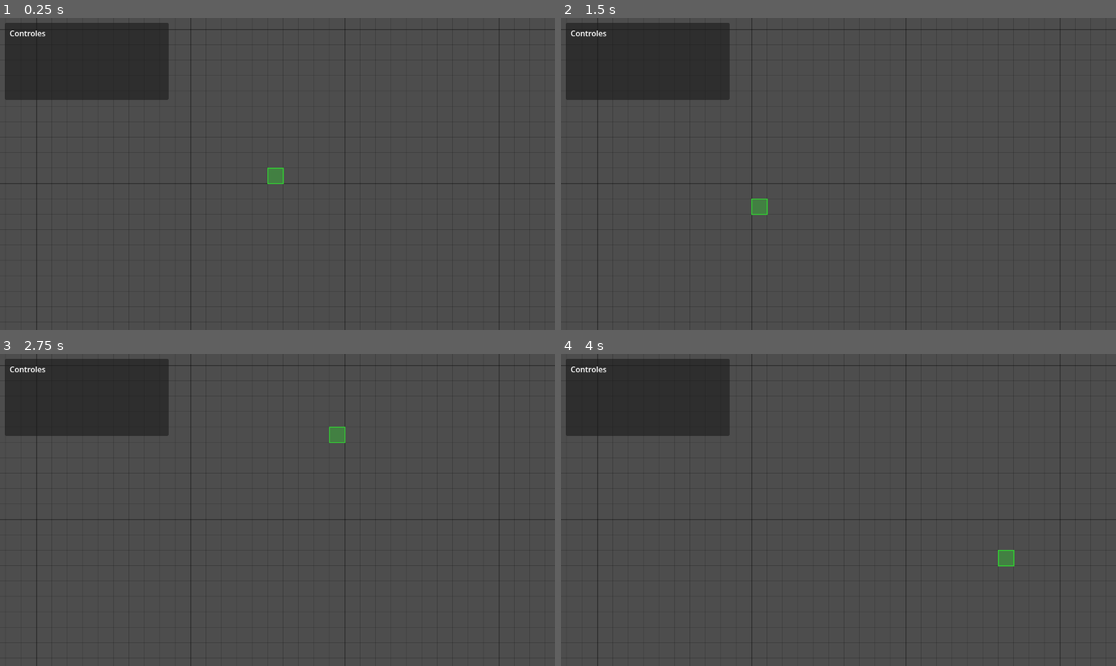
Above: before the commit, frames 1-4 (two rows, left to right).
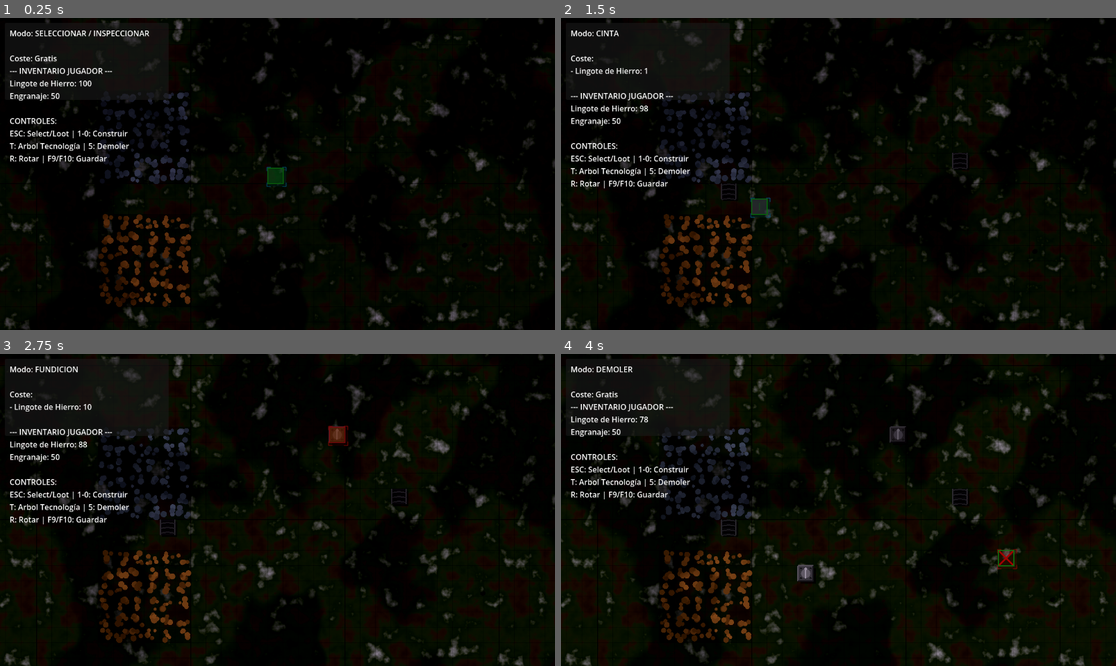
Above: after the commit, the same moments.

Repository: Flisinhub/godot-auto
Game: Godot game, scene res://scenes/Main.tscn
Two runs of this game, one before a commit and one after it. Both use one fixed random seed, a clock stepped at 60 frames per second and the inputs below.
Inputs (mouse positions are in pixels of both pictures, inside the frame that each line leads up to):
- Up to frame 1 (0.25 s): no input
- Up to frame 2 (1.5 s): tap Enter at 0.5 s; move the mouse to (960, 158) at 0.52 s; tap 1 at 0.6 s; click (960, 158) at 0.67 s; tap Space at 1.25 s; drag from (727, 189) to (810, 236) at 1.27 s
- Up to frame 3 (2.75 s): tap Enter at 2 s; move the mouse to (333, 441) at 2.02 s; tap 3 at 2.1 s; click (333, 441) at 2.17 s
- Up to frame 4 (4 s): tap Space at 2.75 s; drag from (810, 572) to (672, 463) at 2.77 s; tap Enter at 3.5 s; move the mouse to (1005, 556) at 3.52 s; tap 5 at 3.6 s; click (1005, 556) at 3.67 s

The runs differ from the first frame. In frame 1, 99% of the frame differs, in the area x 0-100%, y 0-100%; in frame 2, 98%; in frame 3, 98%; in frame 4, 98%.
Error before the commit: Parse Error: Could not resolve class "AtmosphereSystem", because of a parser error. (res://scripts/Main.gd:48)

Commit message:
Fix: Compatibility fixes for Godot 4.7 syntax and missing camera reference

Diff:
--- a/scripts/Main.gd
+++ b/scripts/Main.gd
@@ -12,6 +12,7 @@
 @onready var machine_renderer: Node2D = $MachineRenderer
 @onready var belt_renderer: BeltRenderer = $BeltRenderer
 @onready var cursor: GridCursor = $GridCursor
+@onready var camera: CameraController = $CameraController
 
 var drills: Array[MiningDrill] = []
 var smelters: Array[Smelter] = []
--- a/scripts/simulation/AtmosphereSystem.gd
+++ b/scripts/simulation/AtmosphereSystem.gd
@@ -18,10 +18,6 @@
 
 	# Configurar Glow para las luces y hornos calientes
 	env.glow_enabled = true
-	env.glow_levels/1 = 1.0
-	env.glow_levels/2 = 1.0
-	env.glow_levels/3 = 1.0
-	env.glow_levels/5 = 0.0
 	env.glow_blend_mode = Environment.GLOW_BLEND_MODE_ADDITIVE
 	env.glow_intensity = 0.8
 	env.glow_strength = 1.2
--- a/scripts/simulation/MachineRenderer.gd
+++ b/scripts/simulation/MachineRenderer.gd
@@ -219,7 +219,7 @@
 			draw_circle(m_center, (cell_size * 0.8) * pulse, Color(0.8, 0.2, 1.0, 1.0 - pulse) * 1.5)
 			draw_circle(m_center, cell_size * 0.4, Color.MEDIUM_PURPLE * 2.0)
 		else:
-			draw_circle(m_center, cell_size * 0.4, Color.DARK_PURPLE)
+			draw_circle(m_center, cell_size * 0.4, Color.PURPLE.darkened(0.6))
 
 		draw_string(default_font, top_left + Vector2(10, 20), "LABORATORIO", HORIZONTAL_ALIGNMENT_LEFT, -1, 12, Color.WHITE)
 
